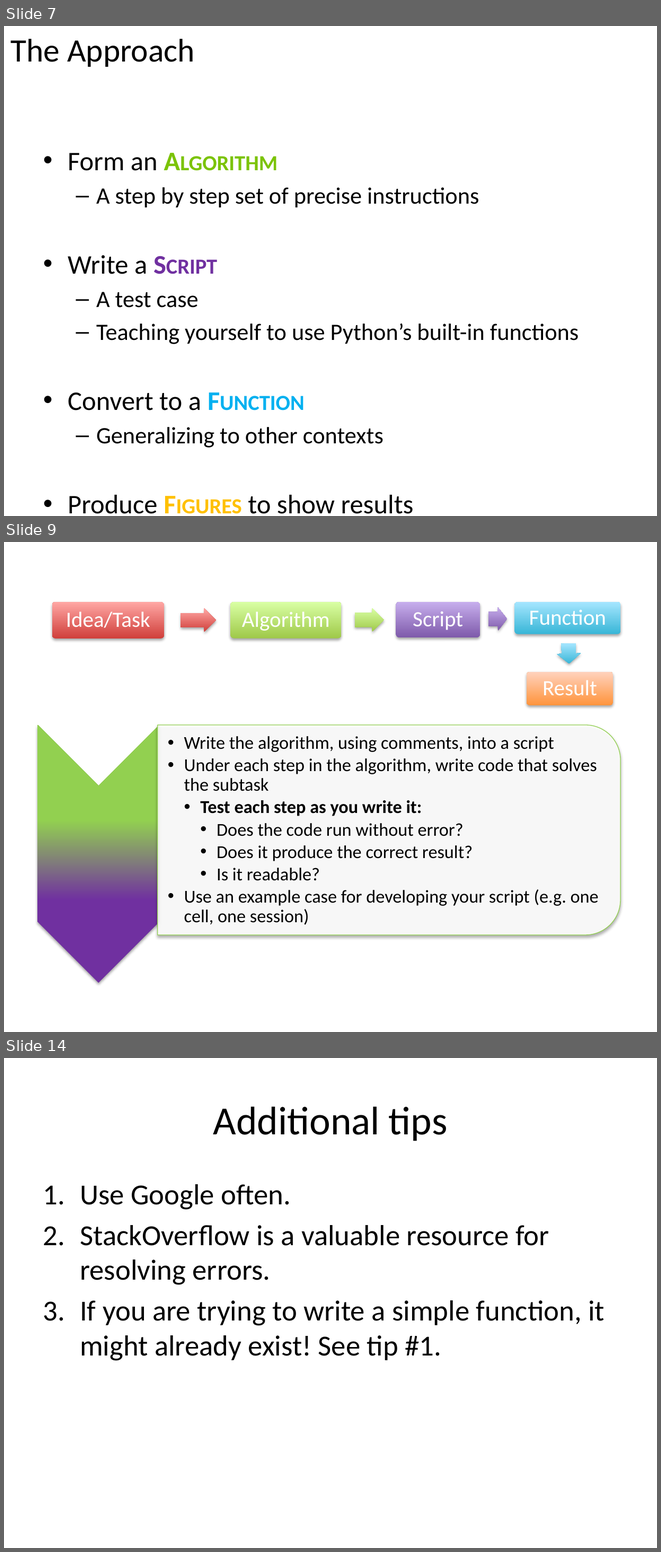
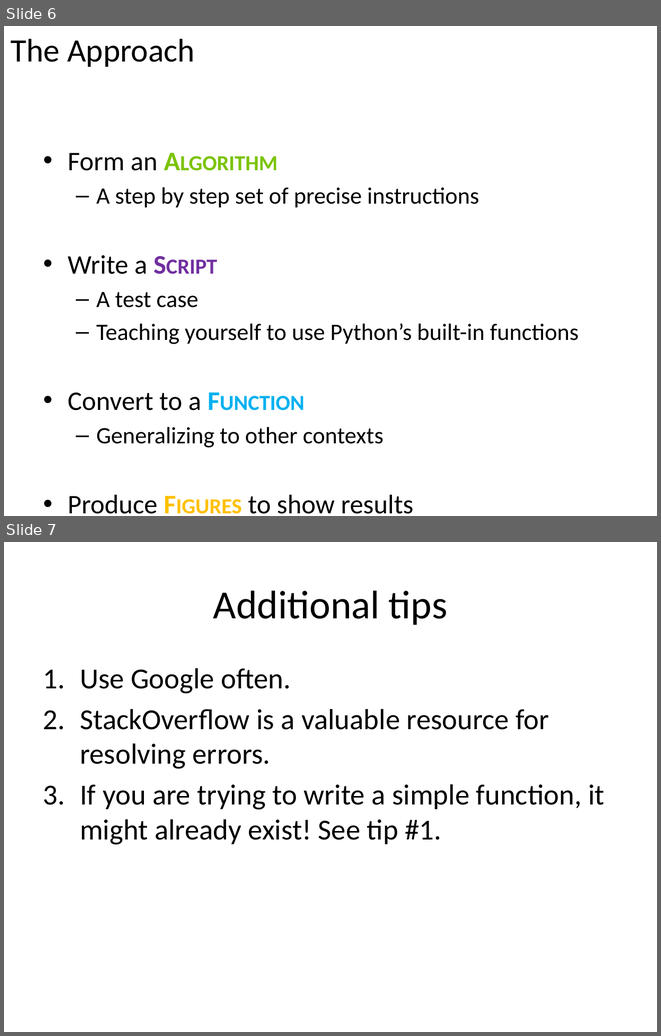
Before and after one commit to wmau/PythonForNeuro, a slide deck: Lecture1_Intro.pptx. Shown one above the other, each under a label of ours: slides 7, 9 and 14 before the commit, slides 6 and 7 after it; the slides between them are not shown. The pictures are 661x1552 and 661x1036 pixels, drawn with LibreOffice and Linux fonts; fonts in the diff are those of the drawing. Boxes give left, top, right and bottom in pixels: in the first picture for what was removed or moved away, otherwise in the second. Text is boxed around its words. In the diff, an @@ line names an element or a change of style, - is before the commit and + after.

```diff
--- a/Lecture1_Intro.pptx
+++ b/Lecture1_Intro.pptx
@@ slide 9 removed at (x1=4, y1=542, x2=657, y2=1032), background #FFFFFF @@
@@ group removed at (x1=52, y1=602, x2=620, y2=705): 5 rounded rectangles, 5 texts, 4 right arrows @@
-Idea/Task
-Algorithm
-Script
-Function
-Result
@@ chevron removed at (x1=37, y1=725, x2=159, y2=983) @@
@@ round same rect removed at (x1=158, y1=725, x2=620, y2=934) @@
@@ text removed at (x1=184, y1=736, x2=599, y2=925) @@
-  •• Write the algorithm, using comments, into a script
-  •• Under each step in the algorithm, write code that solves the subtask
-    •• Test each step as you write it:
-      •• Does the code run without error?
-      •• Does it produce the correct result?
-      •• Is it readable?
-  •• Use an example case for developing your script (e.g. one cell, one session)
@@ what was slide 7 is now slide 6 @@
@@ what was slide 14 is now slide 7 @@
```
Also in this commit, not shown: 6 other slides removed, 2 other files.
